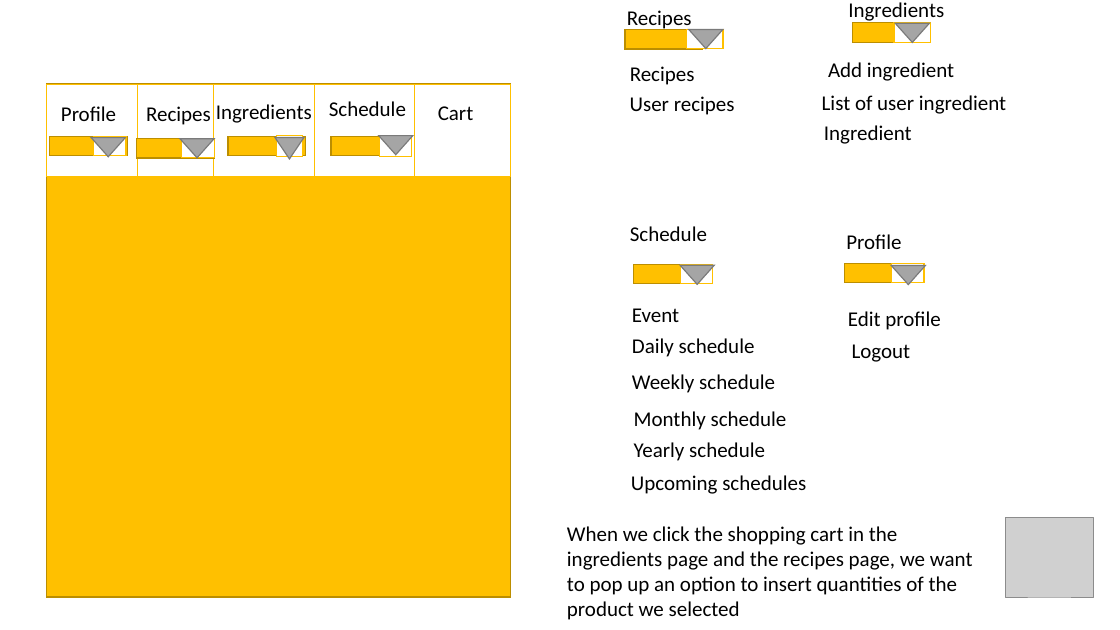
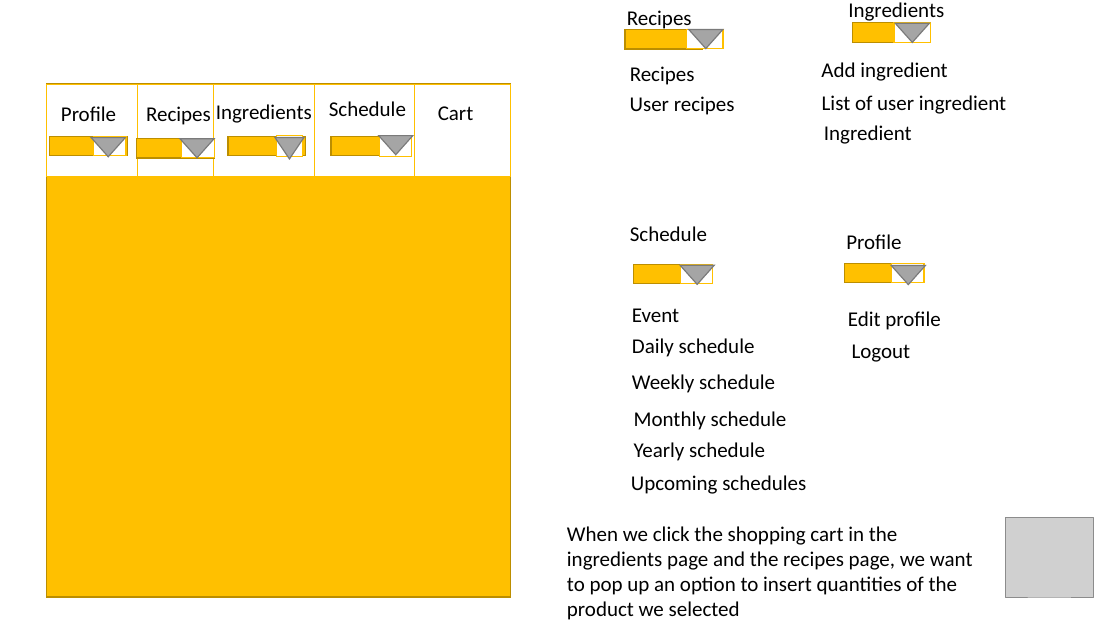
Before and after one commit to Meals-scheduler/Meals_Scheduler, a slide deck: slide 2 of User interface.pptx. Drawn at 1120x630 pixels with LibreOffice and Linux fonts; fonts in the diff are those of the drawing; grey boxes stand for pictures. Boxes give left, top, right and bottom in pixels: in the first picture for what was removed or moved away, otherwise in the second. Text is boxed around its words. In the diff, an @@ line names an element or a change of style, - is before the commit and + after.

```diff
--- a/User interface.pptx
+++ b/User interface.pptx
@@ text "Add ingredient": place and size @@
-text "Add ingredient" at (828, 62, 954, 81)
+text "Add ingredient" at (821, 62, 947, 81)
```
Also in this commit, not shown: 1 other slide changed, 2 other files.
